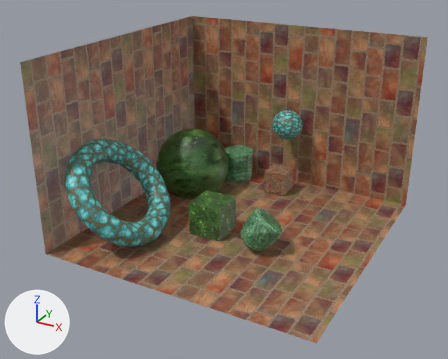
Renders of the COLLADA model Models/scene.dae from each side of a commit.
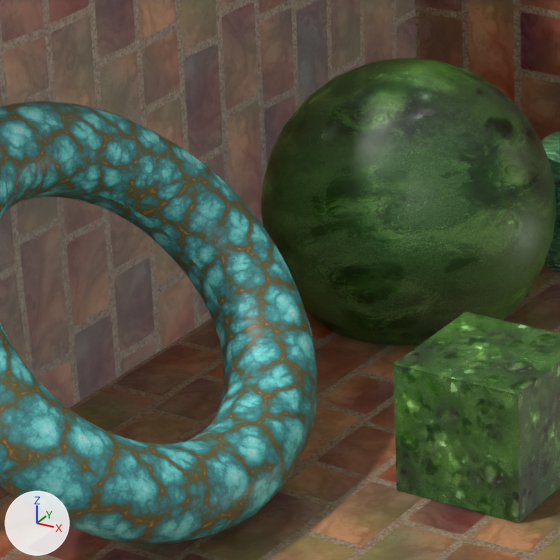
Old and new are each drawn whole from a 50 mm camera at (15.12, -29.44, 17.63) aimed at (-0.49, -1.05, 3.44) and again close up on the part from 21% to 51% of the width and 32% to 70% of the height. Every picture has the same lights, and +X, +Y and +Z are marked at lower left. Where no turn or scale is listed for an object, it has been applied to the vertices.

Before the edit, the objects in view are built like this:
```python
me_cylinder = bpy.data.meshes.new('Cylinder')
me_cylinder.from_pydata(...)  # a 32-sided cylinder along z spanning x -1.0..1.0, y -1.0..1.0, z -1.0..1.0
me_cylinder.materials.append(mat_marble_mat)  # picture img_marble_c_png
me_sphere = bpy.data.meshes.new('Sphere')
me_sphere.from_pydata(...)  # a UV sphere (32 segments, 16 rings, poles along z) spanning x -2.41..2.41, y -2.41..2.41, z -2.41..2.41
me_sphere.materials.append(mat_slime_mat)  # picture img_slime_c_png
me_torus = bpy.data.meshes.new('Torus')
me_torus.from_pydata(...)  # 576 vertices, 1152 faces; spans x -2.5..2.5, y -3.37..3.37, z -2.63..2.63
me_torus.materials.append(mat_crystal_mat)  # picture img_crystal_c_png
ob_cylinder = bpy.data.objects.new('Cylinder', me_cylinder)
ob_cylinder.location = (-3.6, 6.7, 1.05)
ob_sphere = bpy.data.objects.new('Sphere', me_sphere)
ob_sphere.location = (-5.42, 3.52, 1.75)
ob_torus = bpy.data.objects.new('Torus', me_torus)
ob_torus.location = (-5.53, -4.14, 2.82)
# also in view: 'Cube' at (-1.22, -1.12, 1.02); 'Plane' at (0.0, 0.0, 5.37)
```
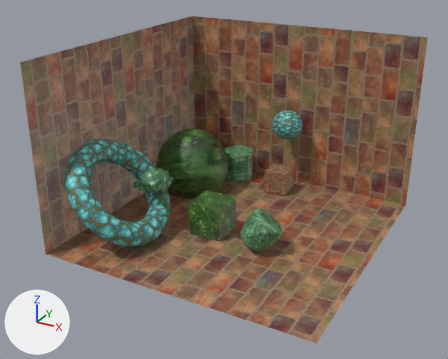
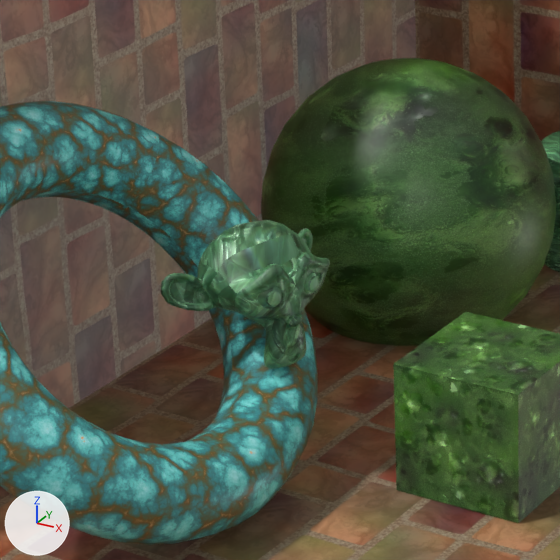
Edits to the scene script, one JSON object a line:
```json
{"op": "add", "block": "me_suzanne", "code": ["me_suzanne = bpy.data.meshes.new('Suzanne')", "me_suzanne.from_pydata(...)  # 2012 vertices, 3936 faces; spans x -0.9..0.89, y -1.13..1.42, z -0.97..0.95", "me_suzanne.materials.append(mat_marble_mat)  # picture img_marble_c_png"]}
{"op": "add", "block": "ob_suzanne", "code": ["ob_suzanne = bpy.data.objects.new('Suzanne', me_suzanne)", "ob_suzanne.location = (-4.21, -2.44, 2.84)"]}
```

What differs and where, as boxes [x1, y1, x2, y2] in the close-ups (560 x 560 px):
```json
{"object": "Suzanne", "change": "added", "after": [161, 220, 330, 369], "on screen": "green"}
```
